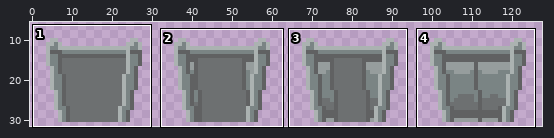
Edited in one commit: pixel-art file (Art/gate_2.aseprite). Above, an overview of the earlier version with the close-up marked.
Close-up. Old version:
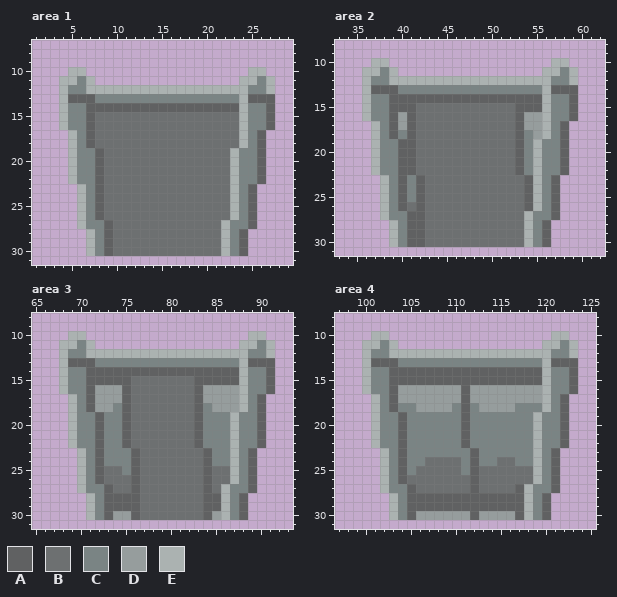
128x32 pixels, 1 frame. Colours within 5 levels of each other are drawn and written as one. Shown: area 1: x 1..29, y 7..31; area 2: x 33..62, y 8..31; area 3: x 65..93, y 8..31; area 4: x 97..125, y 8..31. The wide view leaves out empty margins.
Palette (. is transparent): A #606162  B #6d7071  C #7a8484  D #969d9d  E #abb2b1
After the commit:
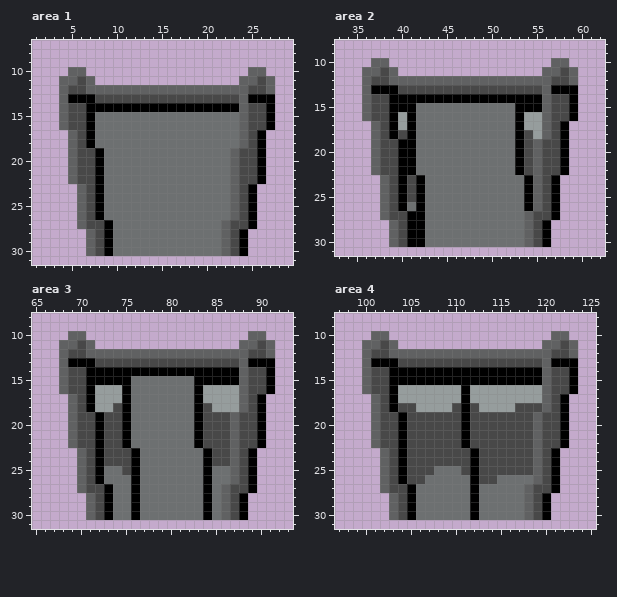
Change:
@@ palette @@
-A #606162
+A #000000
-C #7a8484
+C #484848
-E #abb2b1
+E #606162
--- area 3
@@ x 72..87 @@
 27 CABBABBBBBBBABEC
-28 CAAAABBBBBBBAAEC
-29 CAAAABBBBBBBAAEC
-30 CADDABBBBBBBADEC
+28 CABBABBBBBBBABEC
+29 CABBABBBBBBBABEC
+30 CABBABBBBBBBABEC
 31 ................
--- area 4
@@ x 103..120 @@
 23 CACCCCCCCACCCCCCEC
-24 CACCBBBBCACCBBCCEC
-25 CACBBBBBCABBBBBBEC
-26 CABBBBBBBABBBBBBEC
-27 CCABBBBBBABBBBAECC
-28 ECAAAAAAAAAAAAAECA
-29 ECAAAAAAAAAAAAAECA
-30 ECADDDDDDADDDDAECA
+24 CACCCCCCCACCCCCCEC
+25 CACCCBBBCACCCCCCEC
+26 CACCBBBBBACCBBBBEC
+27 CCABBBBBBABBBBBECC
+28 ECABBBBBBABBBBBECA
+29 ECABBBBBBABBBBBECA
+30 ECABBBBBBABBBBBECA
 31 ..................
Changed places in both close-ups, as pixel boxes (x1, y1, x2, y2):
changed: (59, 67, 275, 256)
changed: (362, 58, 578, 247)
changed: (59, 331, 275, 520)
changed: (362, 331, 578, 520)
